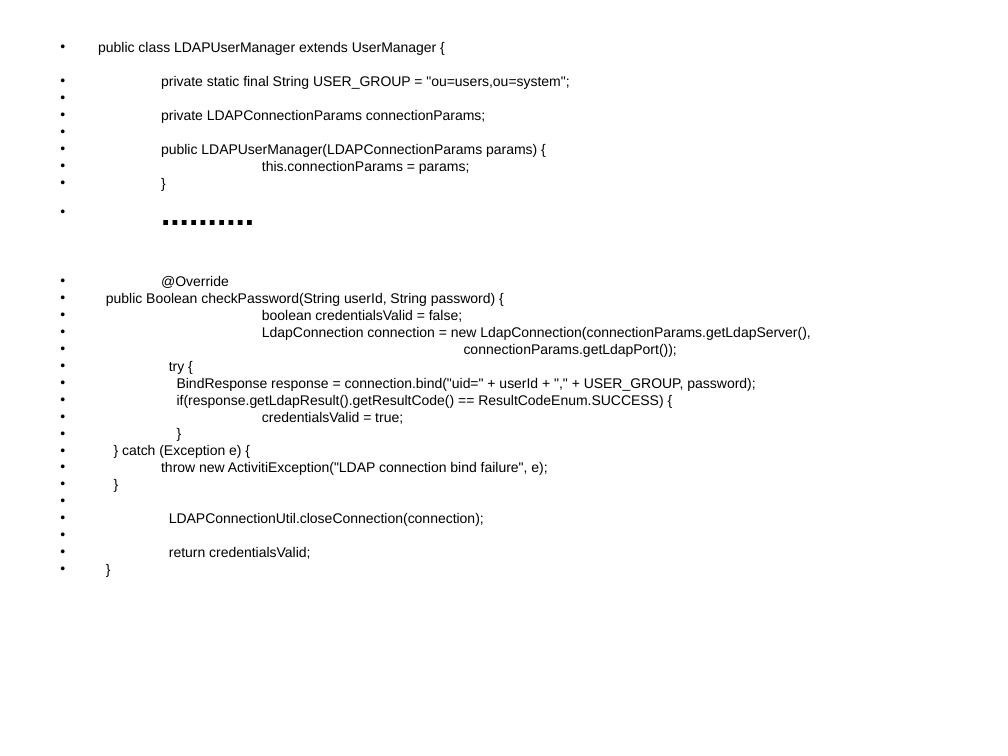
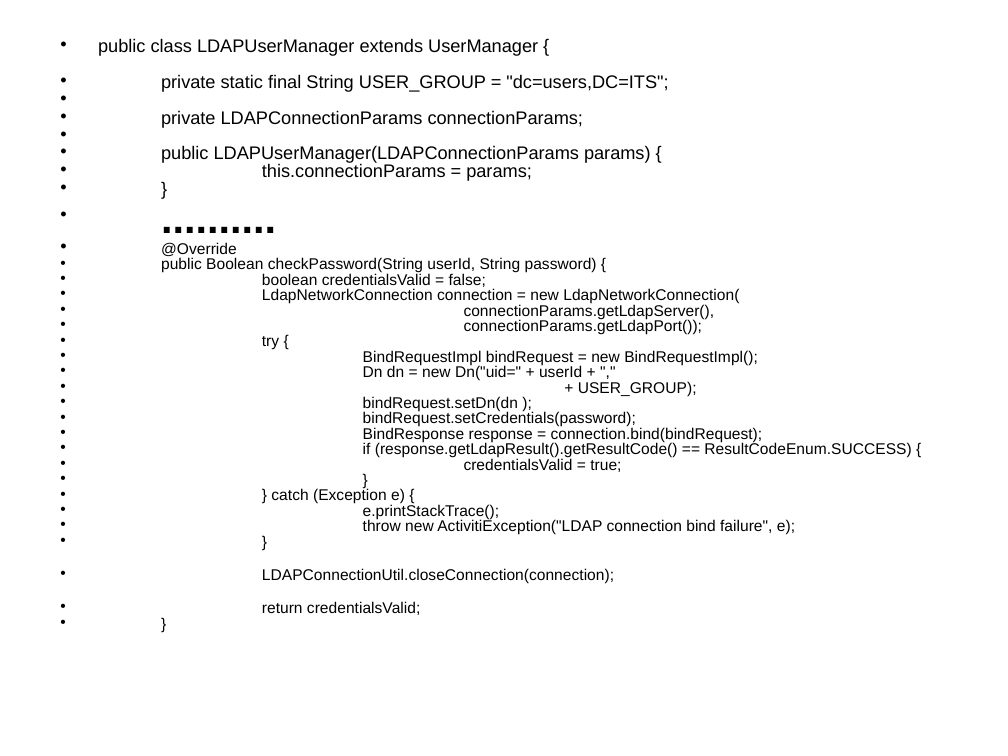
Before and after one commit to sunitawakchaure/activitidemo, a slide deck: slide 21 of BusMonitorActiviti/docs/BPM.ppt (slide 20 before the commit). Drawn at 1008x756 pixels with LibreOffice and Linux fonts; fonts in the diff are those of the drawing; background and template pictures are left out. Boxes give left, top, right and bottom in pixels: in the first picture for what was removed or moved away, otherwise in the second. Text is boxed around its words. In the diff, an @@ line names an element or a change of style, - is before the commit and + after.

```diff
--- a/BusMonitorActiviti/docs/BPM.ppt
+++ b/BusMonitorActiviti/docs/BPM.ppt
@@ text at [98, 38, 795, 615]: size 10 to 12.9 pt in "public class LDAPUserManager extends UserManager {", "private LDAPConnectionParams connectionParams;", "public LDAPUserManager(LDAPConnectionParams params) {", "this.connectionParams = params;" and 1 more places; size 24 to 29.6 pt in ".........."; size 10 to 11.1 pt in "@Override", "public Boolean checkPassword(String userId, String password) ...", "boolean credentialsValid = false;", "connectionParams.getLdapPort());" and 9 more places; line spacing 0.8 to 0.6; more space between paragraphs @@
@@ text at [161, 74, 668, 92]: text changed; size 10 to 12.9 pt @@
-• private static final String USER_GROUP = "ou=users,ou=system";
+• private static final String USER_GROUP = "dc=users,DC=ITS";
@@ text at [262, 288, 739, 319]: text changed; size 10 to 11.1 pt @@
-• LdapConnection connection = new LdapConnection(connectionParams.getLdapServer(),
+• LdapNetworkConnection connection = new LdapNetworkConnection(
+• connectionParams.getLdapServer(),
@@ text at [363, 350, 911, 458]: text changed; size 10 to 11.1 pt @@
-• BindResponse response = connection.bind("uid=" + userId + "," + USER_GROUP, password);
-• if(response.getLdapResult().getResultCode() == ResultCodeEnum.SUCCESS) {
+• BindRequestImpl bindRequest = new BindRequestImpl();
+• Dn dn = new Dn("uid=" + userId + ","
+• + USER_GROUP);
+• bindRequest.setDn(dn );
+• bindRequest.setCredentials(password);
+• BindResponse response = connection.bind(bindRequest);
+• if (response.getLdapResult().getResultCode() == ResultCodeEnum.SUCCESS) {
@@ text at [363, 503, 499, 519]: paragraph added @@
+• e.printStackTrace();
```
Also in this commit, not shown: 1 slide added, 1 other file.
